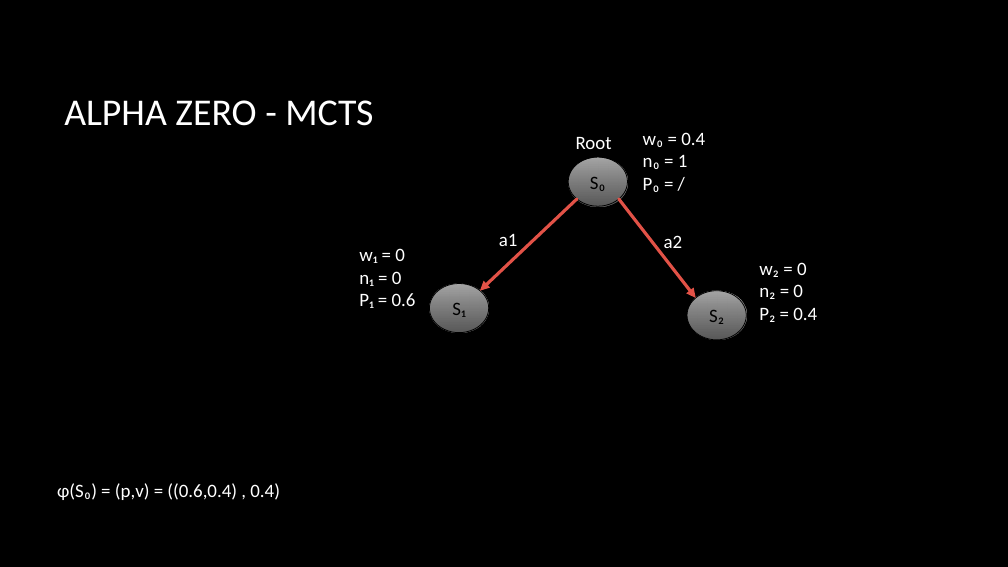
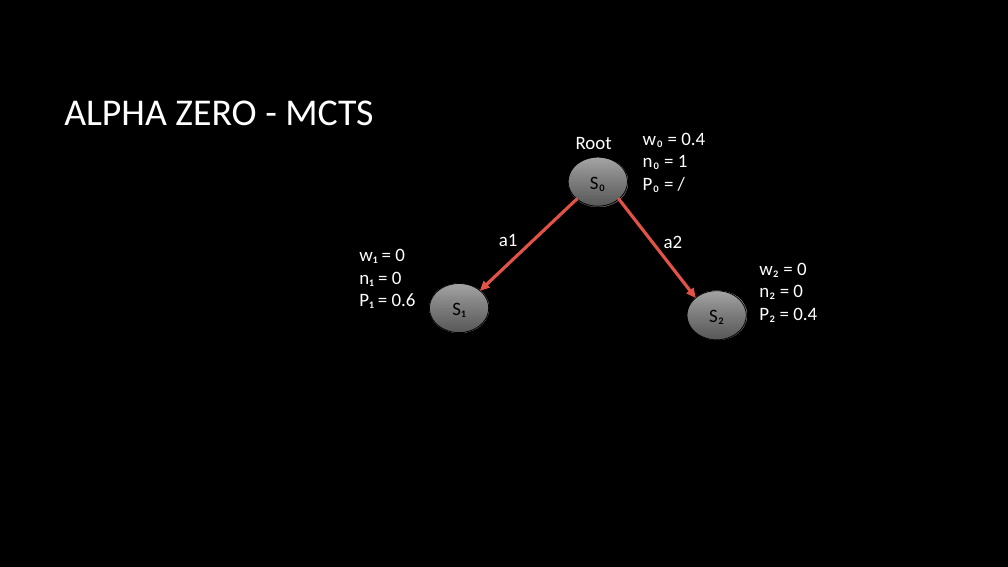
Before and after one commit to 1Preusse/ReinforcementLearningUPV, a slide deck: slide 12 of presentation/ChessEngines.pptx (slide 13 before the commit). Drawn at 1008x567 pixels with LibreOffice and Linux fonts; fonts in the diff are those of the drawing; background and template pictures are left out. Boxes give left, top, right and bottom in pixels: in the first picture for what was removed or moved away, otherwise in the second. Text is boxed around its words. In the diff, an @@ line names an element or a change of style, - is before the commit and + after.

```diff
--- a/presentation/ChessEngines.pptx
+++ b/presentation/ChessEngines.pptx
@@ text removed at box(57, 483, 280, 500) @@
-ɸ(S₀) = (p,v) = ((0.6,0.4) , 0.4)
```
Also in this commit, not shown: 4 other slides changed, 2 slides removed.
